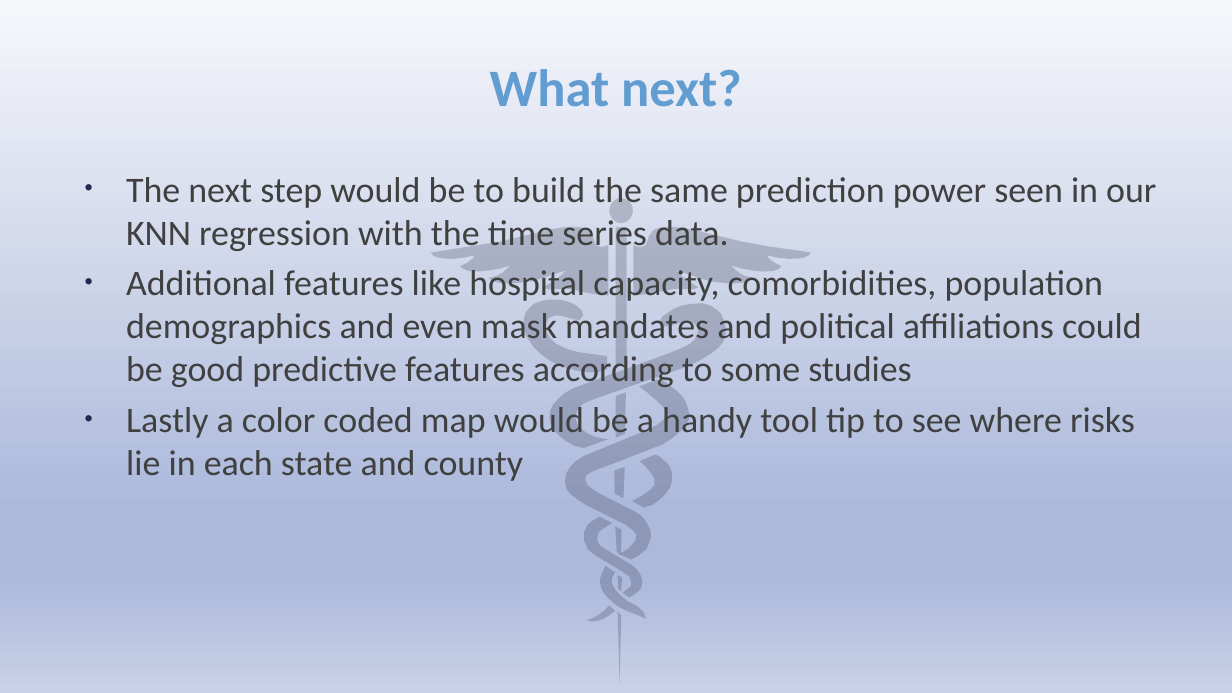
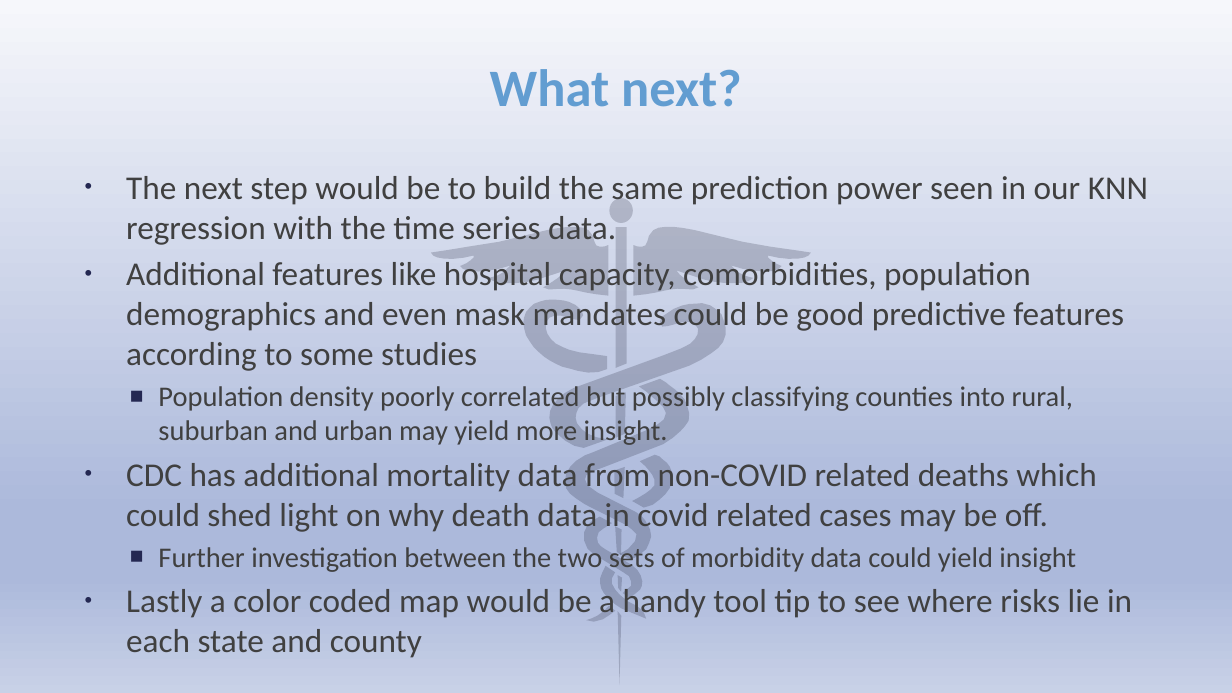
Before and after one commit to asullivan42/COVID_Bubble_Estimator, a slide deck: slide 31 of COVID in the USA.pptx (slide 24 before the commit). Drawn at 1232x693 pixels with LibreOffice and Linux fonts; fonts in the diff are those of the drawing. Boxes give left, top, right and bottom in pixels: in the first picture for what was removed or moved away, otherwise in the second. Text is boxed around its words. In the diff, an @@ line names an element or a change of style, - is before the commit and + after.

Commit message:
Slide deck completed for presenting data

```diff
--- a/COVID in the USA.pptx
+++ b/COVID in the USA.pptx
@@ text at bbox=[126, 176, 1148, 652]: size 28 to 25.9 pt in "The next step would be to build ...", "Lastly a color coded map would be ..." @@
@@ text at bbox=[126, 258, 1124, 572]: text changed; size 28 to 25.9 pt @@
-• Additional features like hospital capacity, comorbidities, population demographics and even mask mandates and political affiliations could be good predictive features according to some studies
+• Additional features like hospital capacity, comorbidities, population demographics and even mask mandates could be good predictive features according to some studies
+  ■ Population density poorly correlated but possibly classifying counties into rural, suburban and urban may yield more insight.
+• CDC has additional mortality data from non-COVID related deaths which could shed light on why death data in covid related cases may be off.
+  ■ Further investigation between the two sets of morbidity data could yield insight
```
Also in this commit, not shown: 14 other slides changed, 7 slides added, 4 other files.
